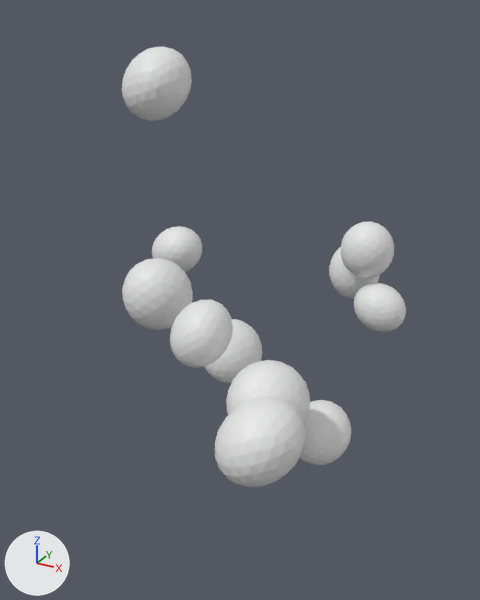
Renders of the OBJ model data/radials/radial_15/radial.obj from each side of a commit.
The view is the same before and after, from a 50 mm lens placed at (0.459, -0.932, 0.52), pointed at (-0.041, -0.022, 0.065). Lighting does not change. The marker at lower left points along +X, +Y and +Z. The picture after the commit comes second. Where no turn or scale is listed for an object, it has been applied to the vertices.

In view in the first picture: 'radial'.
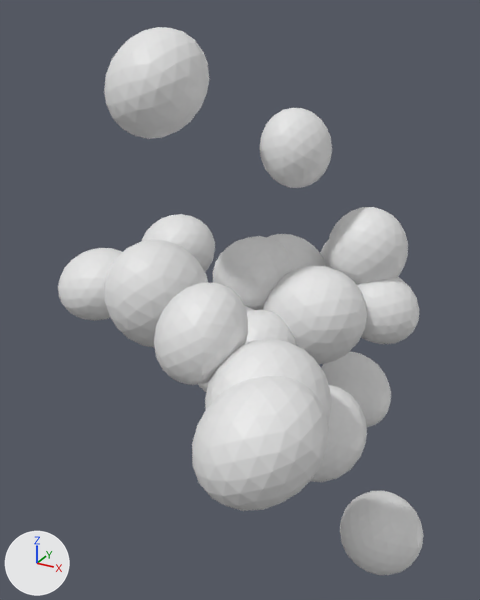
Location of each change, [x1, y1, x2, y2] in pixels of the pictures (480 x 600 px; the box of a moved part takes in the faces that stretch with it):
'radial', reshaped (28% wider, 24% taller)
    before: [122, 46, 406, 487]
    after: [58, 27, 423, 575]
part 1 of me_radial, moved or reshaped (mostly hidden afterwards)
    before: [204, 319, 262, 383]
    after: [198, 305, 254, 392]
part 2 of me_radial, moved or reshaped
    before: [122, 258, 193, 330]
    after: [105, 240, 208, 347]
part 3 of me_radial, moved or reshaped
    before: [170, 300, 233, 368]
    after: [154, 283, 248, 385]
part 4 of me_radial, moved or reshaped (mostly hidden afterwards)
    before: [329, 247, 380, 299]
    after: [320, 241, 331, 268]
part 5 of me_radial, moved or reshaped
    before: [122, 46, 192, 121]
    after: [104, 27, 209, 139]
part 6 of me_radial, moved or reshaped
    before: [340, 222, 394, 278]
    after: [327, 207, 408, 285]
part 7 of me_radial, moved or reshaped
    before: [354, 283, 406, 332]
    after: [357, 277, 419, 344]
part 8 of me_radial, moved or reshaped
    before: [152, 226, 202, 272]
    after: [141, 214, 215, 272]
part 9 of me_radial, moved or reshaped
    before: [299, 400, 351, 465]
    after: [311, 385, 367, 482]
part 10 of me_radial, moved or reshaped
    before: [215, 397, 305, 487]
    after: [192, 376, 328, 511]
part 11 of me_radial, moved or reshaped
    before: [226, 360, 310, 423]
    after: [205, 339, 331, 422]
part 12 of me_radial, added
    after: [267, 234, 326, 272]
part 13 of me_radial, added
    after: [263, 266, 367, 365]
part 14 of me_radial, added
    after: [340, 491, 423, 575]
part 15 of me_radial, added
    after: [321, 352, 391, 427]
part 16 of me_radial, added
    after: [245, 310, 296, 345]
part 17 of me_radial, added
    after: [213, 236, 291, 310]
part 18 of me_radial, added
    after: [260, 108, 332, 188]
part 19 of me_radial, added
    after: [58, 248, 122, 321]

Patch to the scene script:
```diff
--- a/data/radials/radial_15/radial.obj.py
+++ b/data/radials/radial_15/radial.obj.py
@@ me_radial @@
-me_radial.from_pydata(...)  # 1782 vertices, 3520 faces; spans x -0.334..0.221, y -0.401..0.271, z -0.096..0.468
+me_radial.from_pydata(...)  # 3078 vertices, 6080 faces; spans x -0.37..0.306, y -0.429..0.365, z -0.427..0.494
+# me_radial part 1: the loose piece of 162 vertices spanning x -0.113..-0.011, y -0.07..0.036, z -0.096..0.015 is scaled about its middle by 1.5
+# me_radial part 2: the loose piece of 162 vertices spanning x -0.237..-0.117, y -0.132..-0.009, z 0.002..0.13 is scaled about its middle by 1.5
+# me_radial part 3: the loose piece of 162 vertices spanning x -0.003..0.081, y -0.318..-0.227, z 0.085..0.175 is scaled about its middle by 1.5
+# me_radial part 4: the loose piece of 162 vertices spanning x 0.029..0.122, y 0.174..0.271, z 0.002..0.113 is scaled about its middle by 1.5
+# me_radial part 5: the loose piece of 162 vertices spanning x -0.216..-0.103, y -0.124..-0.013, z 0.362..0.468 is scaled about its middle by 1.5
+# me_radial part 6: the loose piece of 162 vertices spanning x 0.068..0.162, y 0.118..0.214, z 0.072..0.175 is scaled about its middle by 1.5
+# me_radial part 7: the loose piece of 162 vertices spanning x 0.107..0.201, y 0.101..0.183, z -0.015..0.073 is scaled about its middle by 1.5
+# me_radial part 8: the loose piece of 162 vertices spanning x -0.334..-0.223, y 0.088..0.195, z 0.014..0.115 is scaled about its middle by 1.5
+# me_radial part 9: the loose piece of 162 vertices spanning x 0.135..0.221, y -0.235..-0.135, z -0.072..0.012 is scaled about its middle by 1.5
+# me_radial part 10: the loose piece of 162 vertices spanning x 0.11..0.216, y -0.401..-0.289, z -0.005..0.104 is scaled about its middle by 1.5
+# me_radial part 11: the loose piece of 162 vertices spanning x 0.091..0.193, y -0.332..-0.228, z 0.006..0.115 is scaled about its middle by 1.5
+# me_radial part 12: the loose piece of 162 vertices spanning x 0.029..0.122, y 0.174..0.271, z 0.002..0.113 is copied, and the copy is multiplied about its middle by the matrix ((-0.66, 0.421, 1.266), (0.441, 1.535, -0.15), (-1.427, 0.316, -0.686)), then moved by (-0.105, -0.086, 0.002); it spans x -0.108..0.05, y 0.057..0.217, z -0.016..0.135
+# me_radial part 13: the loose piece of 162 vertices spanning x 0.107..0.201, y 0.101..0.183, z -0.015..0.073 is copied, and the copy is multiplied about its middle by the matrix ((-0.328, -0.58, 2.033), (-0.655, -1.803, -0.76), (1.771, -0.804, 0.526)), then moved by (-0.095, -0.076, -0.006); it spans x -0.035..0.153, y -0.018..0.151, z -0.069..0.114
+# me_radial part 14: the loose piece of 162 vertices spanning x 0.107..0.201, y 0.101..0.183, z -0.015..0.073 is copied, and the copy is multiplied about its middle by the matrix ((1.189, 0.942, 0.903), (-0.603, 1.515, -0.79), (-0.823, 0.213, 1.335)), then moved by (0.076, -0.125, -0.382); it spans x 0.154..0.306, y -0.06..0.093, z -0.427..-0.28
+# me_radial part 15: the loose piece of 162 vertices spanning x 0.029..0.122, y 0.174..0.271, z 0.002..0.113 is copied, and the copy is multiplied about its middle by the matrix ((1.504, 0.095, 0.576), (0.904, -0.503, -1.233), (-0.494, 1.513, -0.5)), then moved by (0.0, 0.059, -0.297); it spans x -0.002..0.152, y 0.198..0.365, z -0.32..-0.159
+# me_radial part 16: the loose piece of 162 vertices spanning x -0.113..-0.011, y -0.07..0.036, z -0.096..0.015 is copied, and the copy is multiplied about its middle by the matrix ((-0.68, 0.162, -1.181), (1.139, -0.514, -0.354), (-0.343, -1.222, 0.166)), then moved by (0.062, -0.014, 0.024); it spans x -0.068..0.068, y -0.098..0.036, z -0.087..0.054
+# me_radial part 17: the loose piece of 162 vertices spanning x -0.113..-0.011, y -0.07..0.036, z -0.096..0.015 is copied, and the copy is multiplied about its middle by the matrix ((1.378, -1.034, 0.34), (0.735, 1.033, -0.045), (0.136, -0.043, 1.338)), then moved by (-0.008, 0.102, 0.108); it spans x -0.15..0.011, y 0.013..0.157, z -0.005..0.141
+# me_radial part 18: the loose piece of 162 vertices spanning x 0.068..0.162, y 0.118..0.214, z 0.072..0.175 is copied, and the copy is multiplied about its middle by the matrix ((0.39, -0.807, 0.715), (1.178, -0.047, -0.506), (0.423, 1.064, 0.707)), then moved by (-0.111, -0.079, 0.184); it spans x -0.054..0.063, y 0.026..0.148, z 0.243..0.372
+# me_radial part 19: the loose piece of 162 vertices spanning x -0.237..-0.117, y -0.132..-0.009, z 0.002..0.13 is copied, and the copy is multiplied about its middle by the matrix ((0.541, 0.82, 0.795), (1.021, -0.608, -0.18), (0.389, 0.626, -0.648)), then moved by (-0.117, -0.015, 0.001); it spans x -0.37..-0.218, y -0.157..-0.013, z 0.004..0.131
```
